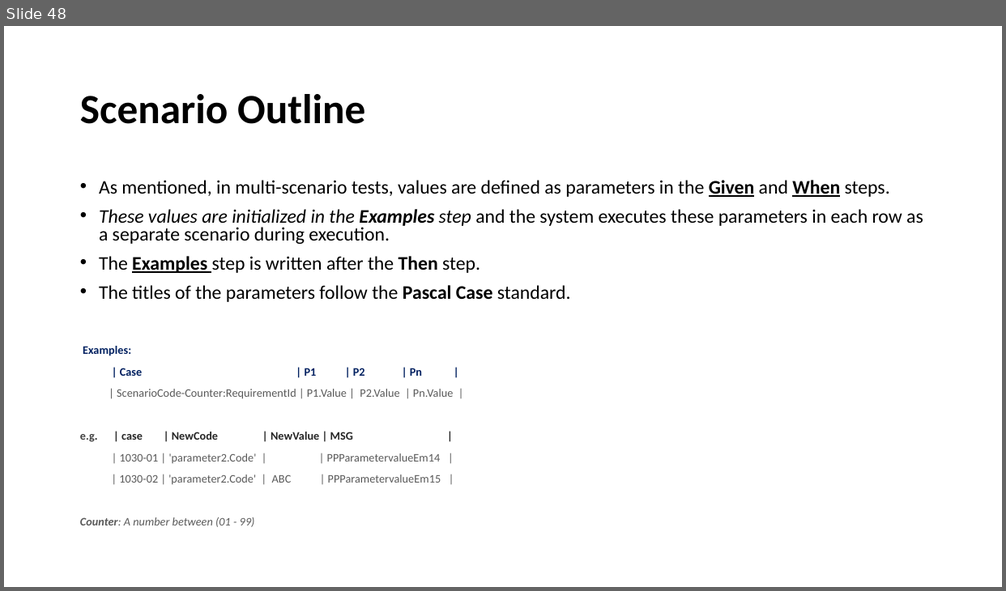
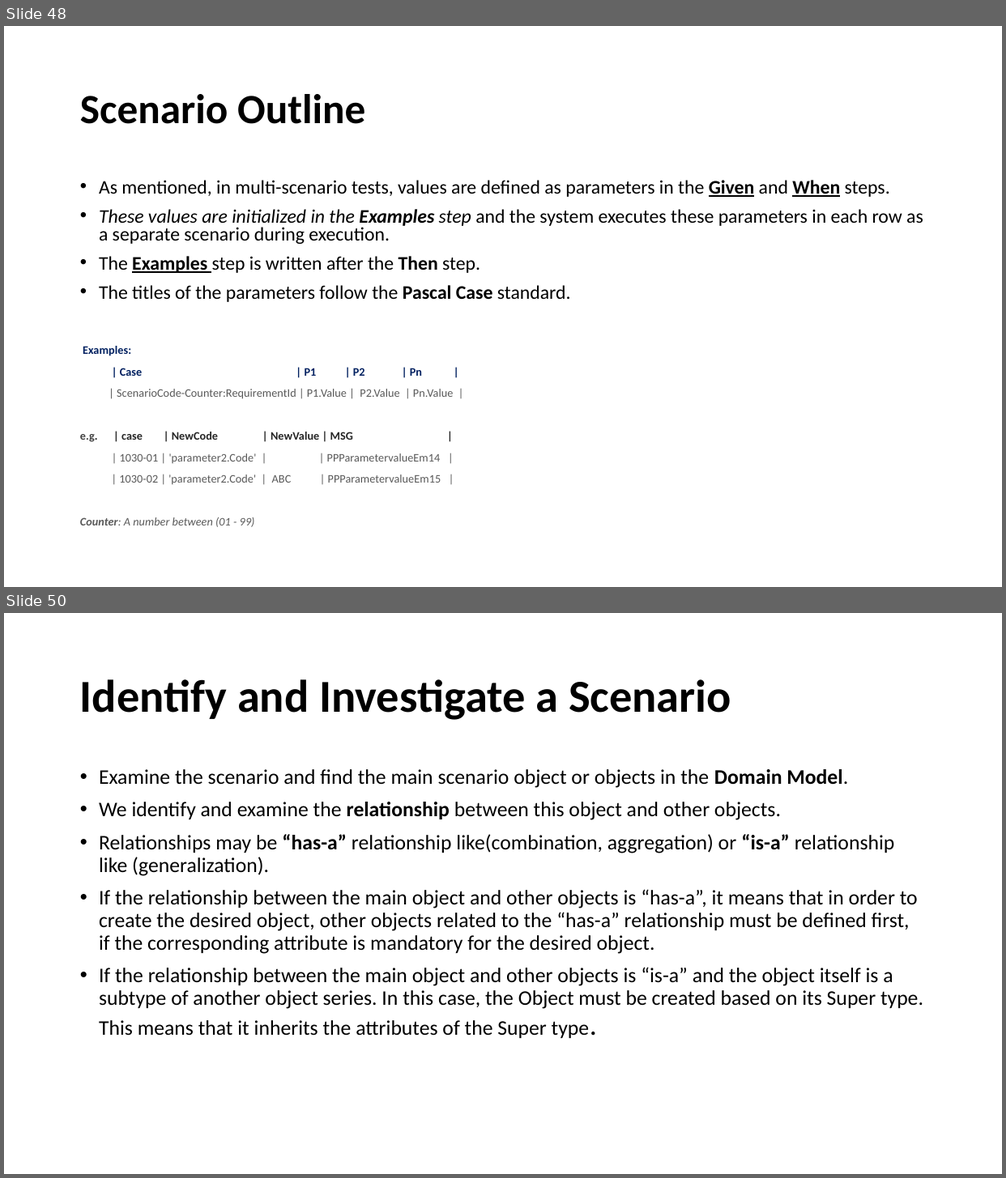
Before and after one commit to fmontazeri/Knowledeg, a slide deck: Gherkin.pptx. Shown one above the other, each under a label of ours: slide 48 before the commit, slides 48 and 50 after it; the slides between them are not shown. The pictures are 1006x591 and 1006x1178 pixels, drawn with LibreOffice and Linux fonts; fonts in the diff are those of the drawing. Boxes give left, top, right and bottom in pixels: in the first picture for what was removed or moved away, otherwise in the second. Text is boxed around its words. In the diff, an @@ line names an element or a change of style, - is before the commit and + after.

Commit message:
how to write scenarios

```diff
--- a/Gherkin.pptx
+++ b/Gherkin.pptx
@@ slide 50 added at (4, 613, 1002, 1174), background #FFFFFF @@
@@ title added at (80, 679, 731, 720), 44 pt, text #000000, bold @@
+Identify and Investigate a Scenario
@@ text added at (99, 769, 923, 1038), 20 pt, text #000000 @@
+• Examine the scenario and find the main scenario object or objects in the Domain Model.
+• We identify and examine the relationship between this object and other objects.
+• Relationships may be “has-a” relationship like(combination, aggregation) or “is-a” relationship like (generalization).
+• If the relationship between the main object and other objects is “has-a”, it means that in order to create the desired object, other objects related to the “has-a” relationship must be defined first, if the corresponding attribute is mandatory for the desired object.
+• If the relationship between the main object and other objects is “is-a” and the object itself is a subtype of another object series. In this case, the Object must be created based on its Super type. This means that it inherits the attributes of the Super type.
```
Also in this commit, not shown: 2 slides changed, 4 other slides added.
